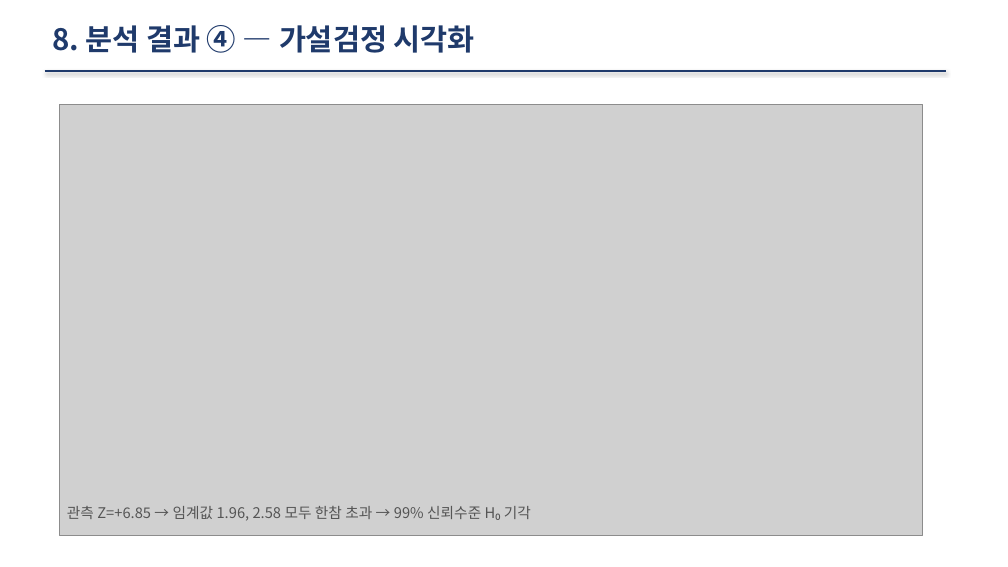
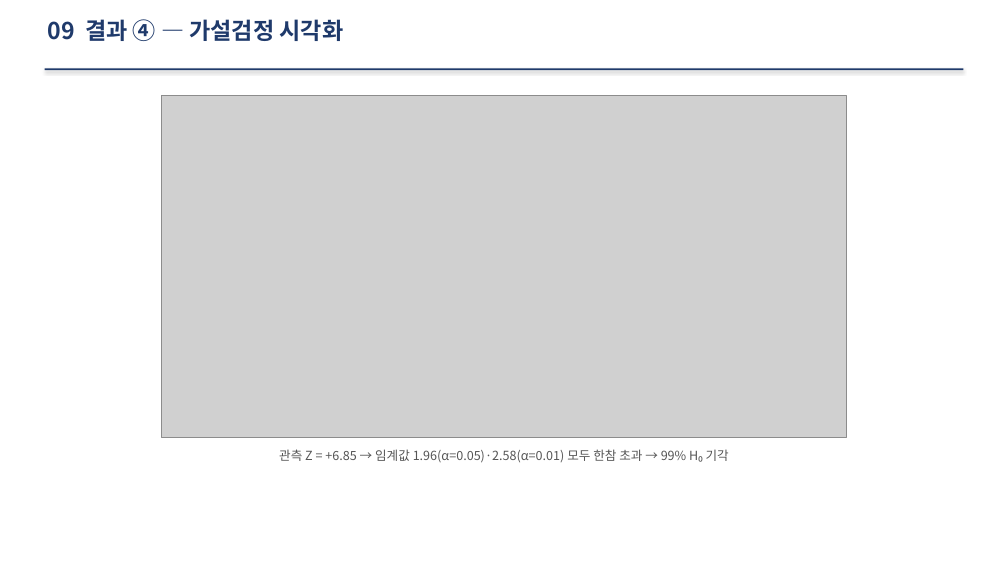
Before and after one commit to chldbswlsl/election, a slide deck: slide 10 of 노희래_통계분석_발표.pptx. Drawn at 1008x567 pixels with LibreOffice and Linux fonts; fonts in the diff are those of the drawing; grey boxes stand for pictures. Boxes give left, top, right and bottom in pixels: in the first picture for what was removed or moved away, otherwise in the second. Text is boxed around its words. In the diff, an @@ line names an element or a change of style, - is before the commit and + after.

```diff
--- a/노희래_통계분석_발표.pptx
+++ b/노희래_통계분석_발표.pptx
@@ text at [48, 19, 344, 41]: text changed; size 28 to 22 pt @@
-8. 분석 결과 ④ — 가설검정 시각화
+09 결과 ④ — 가설검정 시각화
@@ line removed from (45, 71) to (947, 71) @@
@@ rectangle added at [45, 69, 963, 70], fill #1F3A6B @@
@@ picture: place and size @@
-picture at [60, 104, 923, 536]
+picture at [162, 95, 847, 438]
@@ text at [279, 449, 729, 463]: text changed; size 14 to 12 pt @@
-관측 Z=+6.85 → 임계값 1.96, 2.58 모두 한참 초과 → 99% 신뢰수준 H₀ 기각
+관측 Z = +6.85 → 임계값 1.96(α=0.05)·2.58(α=0.01) 모두 한참 초과 → 99% H₀ 기각
```
Also in this commit, not shown: 11 other slides changed, 4 other files.
